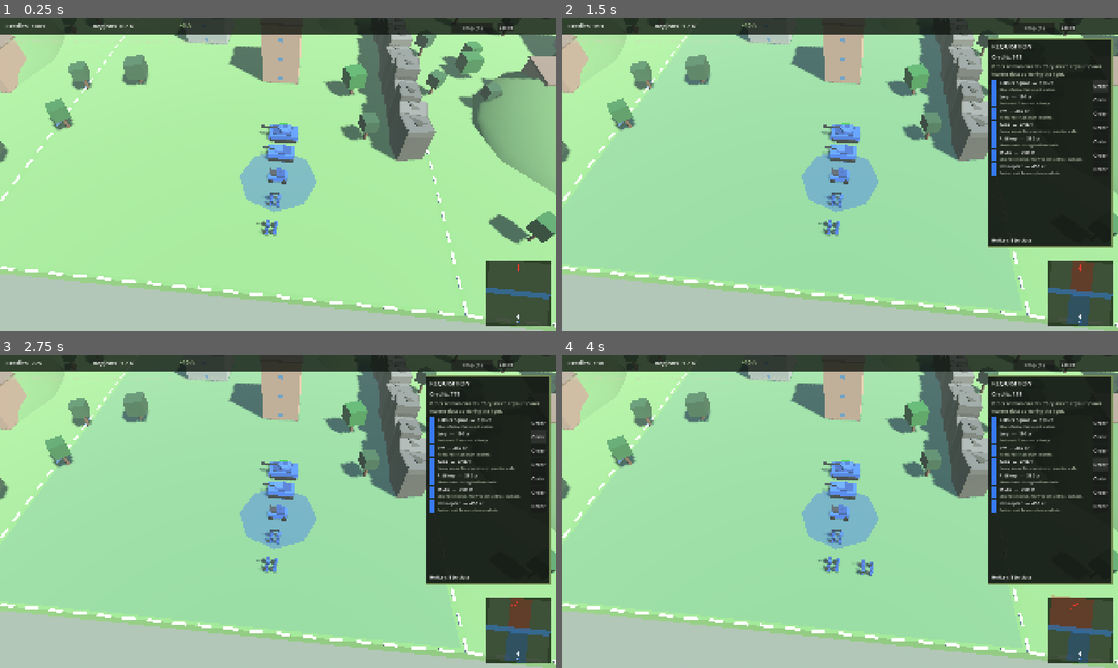
Above: before the commit, frames 1-4 (two rows, left to right).
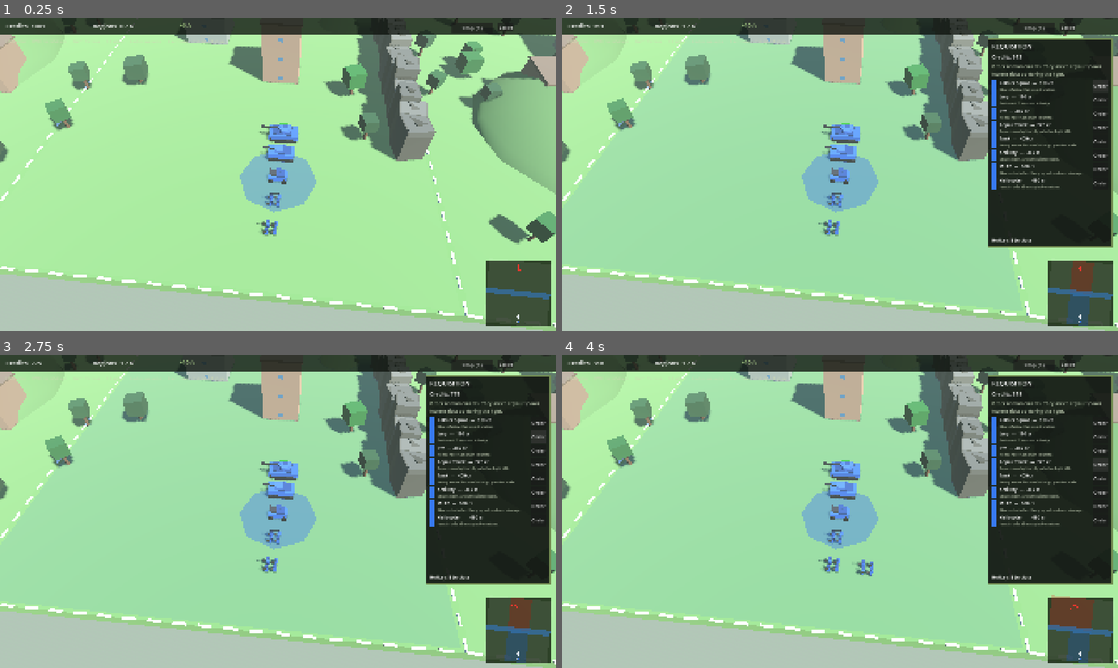
Above: after the commit, the same moments.

Repository: jensbroecher/BlockyworldConflict
Game: Godot game, scene res://scenes/Battle.tscn
Same seed, same stepped clock (60 frames per second), same inputs: the game is played once before the commit and once after it. This scene is started directly instead of the project's main scene.
Inputs:
- Up to frame 1 (0.25 s): no input
- Up to frame 2 (1.5 s): click "Shop (B)" at 0.5 s; click "Order" at 1.25 s
- Up to frame 3 (2.75 s): click "Order" at 2 s
- Up to frame 4 (4 s): click "Order" at 2.75 s; click "Order" at 3.5 s

The runs differ from the first frame. In frame 1, less than 0.1% of the frame differs, in the area x 93-94%, y 80-81%; in frame 2, 0.7%; in frame 3, 0.7%; in frame 4, 0.7%, in the area x 5-98%, y 2-81%.

Commit message:
feat: add core game systems, autoloads, and unit mechanics

Diff:
--- a/autoload/GameSession.gd
+++ b/autoload/GameSession.gd
@@ -147,6 +147,7 @@
 		UnitDB.Kind.SOLDIER_SQUAD,
 		UnitDB.Kind.JEEP,
 		UnitDB.Kind.IFV,
+		UnitDB.Kind.REPAIR_TRUCK,
 		UnitDB.Kind.TANK,
 		UnitDB.Kind.ARTILLERY,
 		UnitDB.Kind.SOLDIER_SQUAD,
--- a/autoload/UnitDB.gd
+++ b/autoload/UnitDB.gd
@@ -4,6 +4,7 @@
 	SOLDIER_SQUAD,
 	JEEP,
 	IFV,
+	REPAIR_TRUCK,
 	TANK,
 	ARTILLERY,
 	MLRS,
@@ -86,6 +87,30 @@
 			"projectile_speed": 0.0,
 			"extent": Vector3(2.6, 2.1, 4.6),
 			"blurb": "All-rounder. Can crush infantry.",
+		},
+		Kind.REPAIR_TRUCK: {
+			"name": "Repair Truck",
+			"short": "Repair",
+			"cost": 220,
+			"value": 220,
+			"hp": 130.0,
+			"speed": 9.6,
+			"range": 16.0,
+			"min_range": 0.0,
+			"damage": 7.0,
+			"fire_interval": 0.7,
+			"armor": 2.0,
+			"splash": 0.0,
+			"wall_damage": 0.0,
+			"building_damage": 3.0,
+			"air": false,
+			"fly_height": 0.0,
+			"can_garrison": false,
+			"projectile_speed": 0.0,
+			"repair_rate": 24.0,
+			"repair_range": 14.0,
+			"extent": Vector3(2.5, 2.2, 4.4),
+			"blurb": "Repairs nearby friendly vehicles. Light MG.",
 		},
 		Kind.TANK: {
 			"name": "Tank",
--- a/scripts/CommanderAI.gd
+++ b/scripts/CommanderAI.gd
@@ -36,6 +36,11 @@
 	var enemy := _nearest_enemy_to(mine[0].global_position)
 	for u in mine:
 		if u.garrison_building:
+			continue
+		if u.is_repairer():
+			var wounded := _nearest_wounded_vehicle(u)
+			if wounded:
+				u.order_move(wounded.global_position, null, null)
 			continue
 		if bool(u.stats["can_garrison"]):
 			var b := _nearby_building(u)
@@ -87,6 +92,22 @@
 	return best
 
 
+func _nearest_wounded_vehicle(repairer: Unit) -> Unit:
+	var best: Unit = null
+	var best_d := 70.0
+	for n in get_tree().get_nodes_in_group("units"):
+		var u := n as Unit
+		if u == null or u == repairer or u.owner_id != player_id or u.hp <= 0.0:
+			continue
+		if u.is_infantry() or u.hp >= u.max_hp - 1.0:
+			continue
+		var d := repairer.global_position.distance_to(u.global_position)
+		if d < best_d:
+			best_d = d
+			best = u
+	return best
+
+
 func _nearby_building(u: Unit) -> Building:
 	for n in get_tree().get_nodes_in_group("buildings"):
 		var b := n as Building
@@ -119,6 +140,8 @@
 		options.append(UnitDB.Kind.JEEP)
 	if credits >= 250:
 		options.append(UnitDB.Kind.IFV)
+	if credits >= 220:
+		options.append(UnitDB.Kind.REPAIR_TRUCK)
 	if credits >= 400:
 		options.append(UnitDB.Kind.TANK)
 	if credits >= 350:
@@ -134,6 +157,8 @@
 		return UnitDB.Kind.TANK
 	if options.has(UnitDB.Kind.IFV) and randf() < 0.3:
 		return UnitDB.Kind.IFV
+	if options.has(UnitDB.Kind.REPAIR_TRUCK) and randf() < 0.22:
+		return UnitDB.Kind.REPAIR_TRUCK
 	if options.has(UnitDB.Kind.SOLDIER_SQUAD) and randf() < 0.25:
 		return UnitDB.Kind.SOLDIER_SQUAD
 	return options[randi() % options.size()]
--- a/scripts/Fx.gd
+++ b/scripts/Fx.gd
@@ -147,6 +147,43 @@
 	tw.tween_callback(root.queue_free)
 
 
+static func repair_beam(tree: SceneTree, from: Vector3, to: Vector3) -> void:
+	if tree == null or tree.current_scene == null:
+		return
+	var n := MeshInstance3D.new()
+	var im := ImmediateMesh.new()
+	var m := StandardMaterial3D.new()
+	m.shading_mode = BaseMaterial3D.SHADING_MODE_UNSHADED
+	m.albedo_color = Color(0.35, 1.0, 0.45)
+	m.emission_enabled = true
+	m.emission = Color(0.25, 0.95, 0.35)
+	m.emission_energy_multiplier = 2.4
+	im.surface_begin(Mesh.PRIMITIVE_LINES, m)
+	im.surface_add_vertex(from)
+	im.surface_add_vertex(to)
+	im.surface_end()
+	n.mesh = im
+	n.material_override = m
+	tree.current_scene.add_child(n)
+	var spark := CSGSphere3D.new()
+	spark.radius = 0.22
+	spark.position = to
+	var sm := StandardMaterial3D.new()
+	sm.shading_mode = BaseMaterial3D.SHADING_MODE_UNSHADED
+	sm.albedo_color = Color(0.5, 1.0, 0.55, 0.85)
+	sm.emission_enabled = true
+	sm.emission = Color(0.3, 1.0, 0.4)
+	sm.transparency = BaseMaterial3D.TRANSPARENCY_ALPHA
+	spark.material = sm
+	tree.current_scene.add_child(spark)
+	var tw := tree.create_tween()
+	tw.tween_interval(0.12)
+	tw.tween_callback(func() -> void:
+		n.queue_free()
+		spark.queue_free()
+	)
+
+
 static func crush_puff(tree: SceneTree, pos: Vector3) -> void:
 	burst(tree, pos, Color(0.45, 0.28, 0.18))
 
--- a/scripts/MainMenu.gd
+++ b/scripts/MainMenu.gd
@@ -146,7 +146,7 @@
 	cam.look_at(Vector3(0, 1, 0))
 	_preview_root = Node3D.new()
 	world.add_child(_preview_root)
-	var kinds := [UnitDB.Kind.TANK, UnitDB.Kind.HELICOPTER, UnitDB.Kind.IFV, UnitDB.Kind.SOLDIER_SQUAD, UnitDB.Kind.MLRS]
+	var kinds := [UnitDB.Kind.TANK, UnitDB.Kind.HELICOPTER, UnitDB.Kind.REPAIR_TRUCK, UnitDB.Kind.IFV, UnitDB.Kind.SOLDIER_SQUAD, UnitDB.Kind.MLRS]
 	for i in kinds.size():
 		var vis: Node3D = UnitVisuals.build(kinds[i], 1 if i % 2 == 0 else 2)
 		vis.position = Vector3(-8 + i * 4.2, 0, 0)
--- a/scripts/Unit.gd
+++ b/scripts/Unit.gd
@@ -34,6 +34,7 @@
 var _crashing: bool = false
 var _crash_spin: Vector3 = Vector3.ZERO
 var _pop_turret_on_wreck: bool = false
+var _repair_fx_t: float = 0.0
 
 
 func setup(p_kind: int, p_owner: int) -> void:
@@ -125,6 +126,10 @@
 	return not is_air() and not is_infantry()
 
 
+func is_repairer() -> bool:
+	return float(stats.get("repair_rate", 0.0)) > 0.0
+
+
 func aim_point() -> Vector3:
 	if garrison_building and is_instance_valid(garrison_building):
 		return garrison_building.roof_point()
@@ -252,8 +257,9 @@
 		_try_shoot(delta)
 		return
 	_try_enter_garrison()
+	var repairing := _try_repair(delta)
 	var shooting := _try_shoot(delta)
-	if not shooting:
+	if repairing or not shooting:
 		_follow_path(delta)
 	else:
 		velocity.x = 0.0
@@ -509,6 +515,54 @@
 	Fx.tracer(get_tree(), from, to, GameSession.color_of(owner_id).lightened(0.4))
 
 
+func receive_repair(amount: float) -> void:
+	if hp <= 0.0 or amount <= 0.0 or hp >= max_hp:
+		return
+	if not GameSession.is_server():
+		return
+	hp = minf(max_hp, hp + amount)
+
+
+func _try_repair(delta: float) -> bool:
+	if not is_repairer() or hp <= 0.0:
+		return false
+	var radius := float(stats.get("repair_range", 12.0))
+	var rate := float(stats.get("repair_rate", 0.0))
+	var best: Unit = null
+	var best_need := 0.0
+	for n in get_tree().get_nodes_in_group("units"):
+		var u := n as Unit
+		if u == null or u == self or u.owner_id != owner_id or u.hp <= 0.0:
+			continue
+		if u.is_infantry():
+			continue
+		if u.hp >= u.max_hp - 0.05:
+			continue
+		var d := global_position.distance_to(u.global_position)
+		if d > radius:
+			continue
+		var need := u.max_hp - u.hp
+		if need > best_need:
+			best_need = need
+			best = u
+	if best == null:
+		return false
+	best.receive_repair(rate * delta)
+	_repair_fx_t -= delta
+	if _repair_fx_t <= 0.0:
+		_repair_fx_t = 0.12
+		rpc("_rpc_repair_fx", best.get_path())
+	return true
+
+
+@rpc("authority", "call_local", "unreliable")
+func _rpc_repair_fx(target_path: NodePath) -> void:
+	var t := get_node_or_null(target_path) as Unit
+	if t == null:
+		return
+	Fx.repair_beam(get_tree(), aim_point() + Vector3(0, 0.8, 0), t.aim_point())
+
+
 func take_damage(amount: float, _from_owner: int) -> void:
 	if hp <= 0.0 or amount <= 0.0:
 		return
--- a/scripts/UnitVisuals.gd
+++ b/scripts/UnitVisuals.gd
@@ -54,6 +54,8 @@
 			_jeep(root, team, dark, gun, rubber)
 		UnitDB.Kind.IFV:
 			_ifv(root, team, dark, gun, rubber)
+		UnitDB.Kind.REPAIR_TRUCK:
+			_repair(root, team, dark, gun, rubber)
 		UnitDB.Kind.TANK:
 			_tank(root, team, dark, gun, rubber)
 		UnitDB.Kind.ARTILLERY:
@@ -104,6 +106,24 @@
 	box(turret, Vector3.ZERO, Vector3(1.3, 0.55, 1.3), team.lightened(0.08), 0.3)
 	box(turret, Vector3(0, 0.05, 1.3), Vector3(0.18, 0.18, 2.2), gun, 0.7)
 	_treads(root, rubber, 2.0, 4.0, 0.55)
+
+
+static func _repair(root: Node3D, team: Color, dark: Color, gun: Color, rubber: Color) -> void:
+	var stripe := Color(0.92, 0.72, 0.12)
+	box(root, Vector3(0, 0.75, 0.1), Vector3(2.2, 0.9, 4.2), team)
+	box(root, Vector3(0, 1.25, 1.2), Vector3(2.0, 0.85, 1.6), dark) # cab
+	box(root, Vector3(0, 1.35, -0.9), Vector3(1.9, 0.7, 2.0), stripe, 0.05) # workshop
+	box(root, Vector3(0.7, 1.85, -0.9), Vector3(0.35, 0.35, 0.35), Color(0.2, 0.2, 0.22))
+	var crane := Node3D.new()
+	crane.name = "Turret"
+	crane.position = Vector3(0, 1.85, -0.5)
+	root.add_child(crane)
+	box(crane, Vector3(0, 0.15, 0), Vector3(0.35, 0.35, 0.35), stripe)
+	box(crane, Vector3(0, 0.55, 0.15), Vector3(0.22, 1.1, 0.22), dark)
+	box(crane, Vector3(0, 1.05, 0.7), Vector3(0.18, 0.18, 1.4), gun, 0.4)
+	box(crane, Vector3(0, 0.7, 1.35), Vector3(0.12, 0.55, 0.12), stripe)
+	box(root, Vector3(0, 1.55, 1.2), Vector3(0.15, 0.12, 1.1), gun, 0.5) # light MG
+	_wheels(root, rubber, 1.05, 1.35)
 
 
 static func _tank(root: Node3D, team: Color, dark: Color, gun: Color, rubber: Color) -> void:
